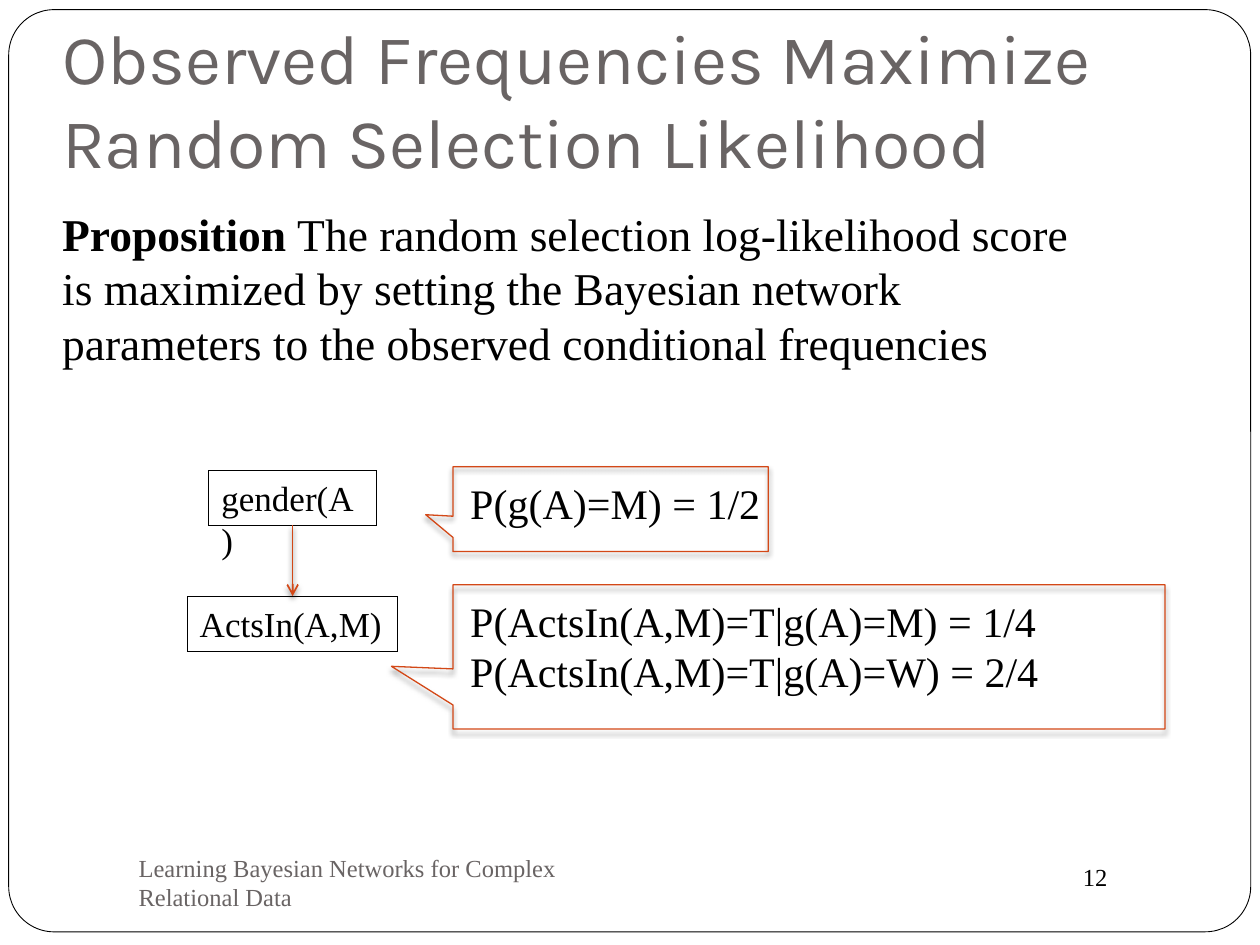
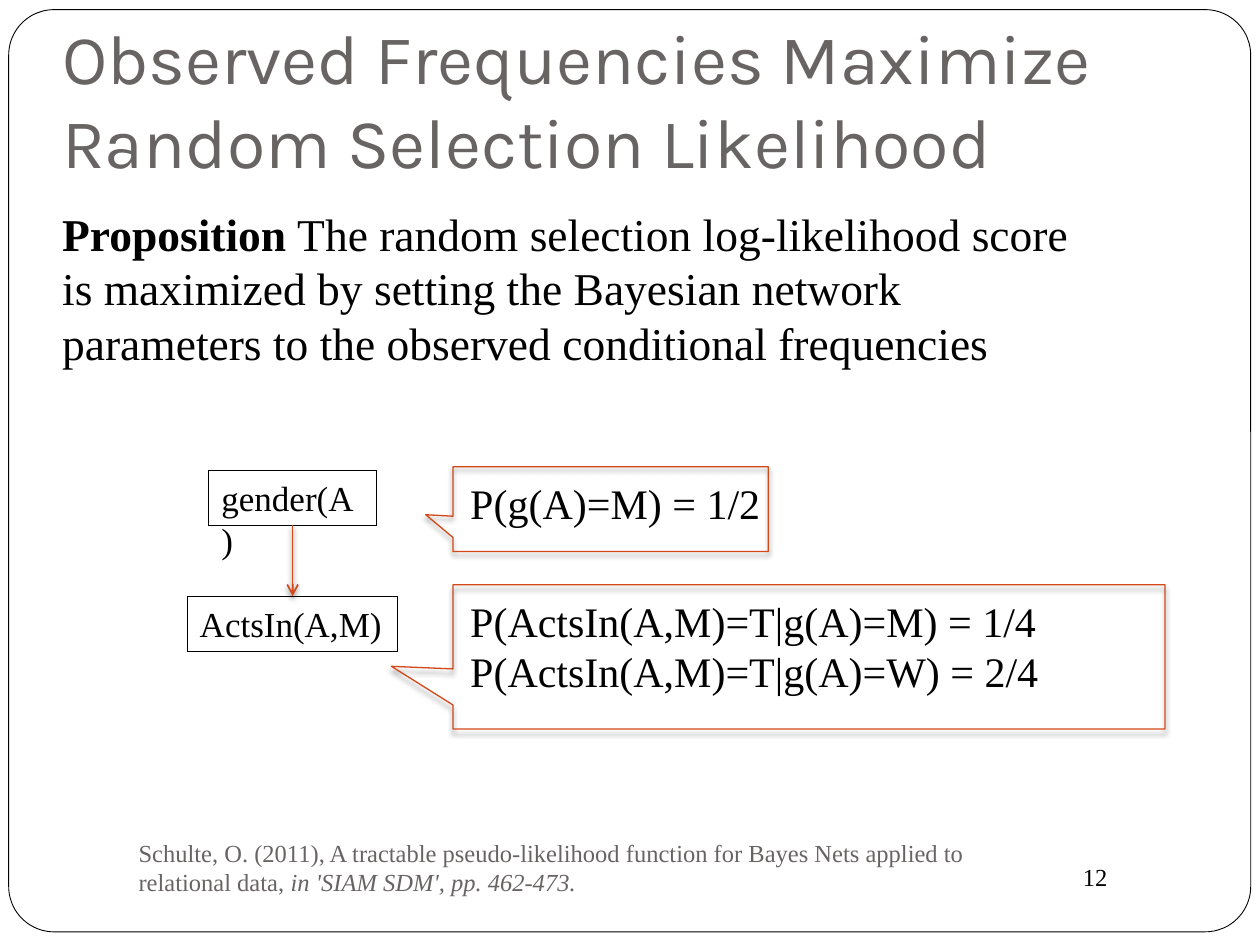
Before and after one commit to oschulte/srl-tutorial-slides, a slide deck: slide 12 of ch3-par-learning.pptx. Drawn at 1260x945 pixels with LibreOffice and Linux fonts; fonts in the diff are those of the drawing. Boxes give left, top, right and bottom in pixels: in the first picture for what was removed or moved away, otherwise in the second. Text is boxed around its words. In the diff, an @@ line names an element or a change of style, - is before the commit and + after.

```diff
--- a/ch3-par-learning.pptx
+++ b/ch3-par-learning.pptx
@@ text at <box>139,845,963,896</box>: text changed @@
-Learning Bayesian Networks for Complex Relational Data
+Schulte, O. (2011), A tractable pseudo-likelihood function for Bayes Nets applied to relational data, in 'SIAM SDM', pp. 462-473.
```
Also in this commit, not shown: 3 other slides changed, 4 other files.
